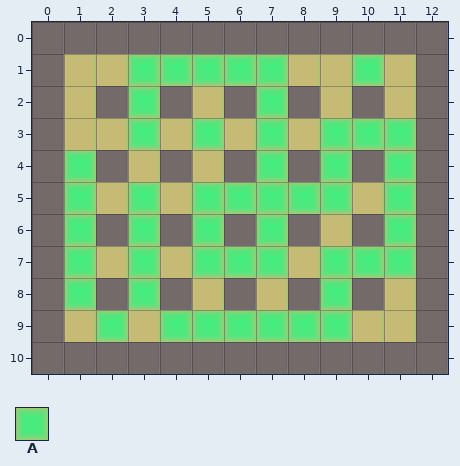
An edit to a level. Tiled map, mapamenu/build./resources/mapas/1mapa0.tmx. The picture above is the old version.
Cells are 32x32 px. Shown: x 0..12, y 0..10.
Key: from "tile": A 2.
_ is an empty cell.
Layers that did not change in this view are not listed.
Layer "piedras" before, first column x 0:
 0 _____________
 1 ___AAAAA__A__
 2 ___A___A_____
 3 ___A_A_A_AAA_
 4 _A_____A_A_A_
 5 _A_A_AAAAA_A_
 6 _A_A_A_A___A_
 7 _A_A_AAA_AAA_
 8 _A_A_____A___
 9 __A_AAAAAA___
10 _____________
And afterwards:
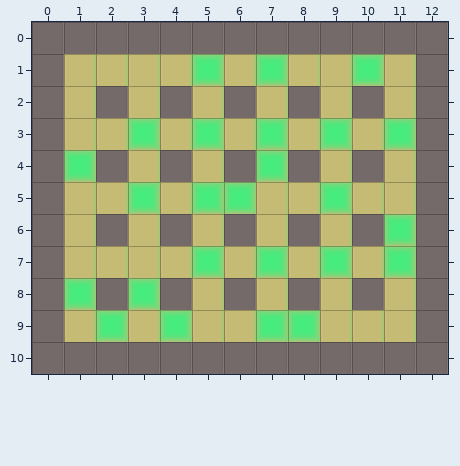
See-through tiles are keyed as they look on the map.
The exact change:
Changed rows in their new state; . is an unchanged cell.
Layer "piedras":
first column x 1:
 1 ..__._.....
 2 .._..._....
 3 ........._.
 4 ........_._
 5 _.....__.._
 6 _._._._....
 7 _._.._..._.
 8 ........_..
 9 ....__.._..
Boxes around the changes in both pictures, in picture pixels (x1, y1, x2, y2):
removed: (128, 54, 192, 118)
removed: (224, 54, 288, 118)
removed: (192, 118, 416, 342)
removed: (64, 182, 96, 278)
removed: (128, 214, 160, 278)
